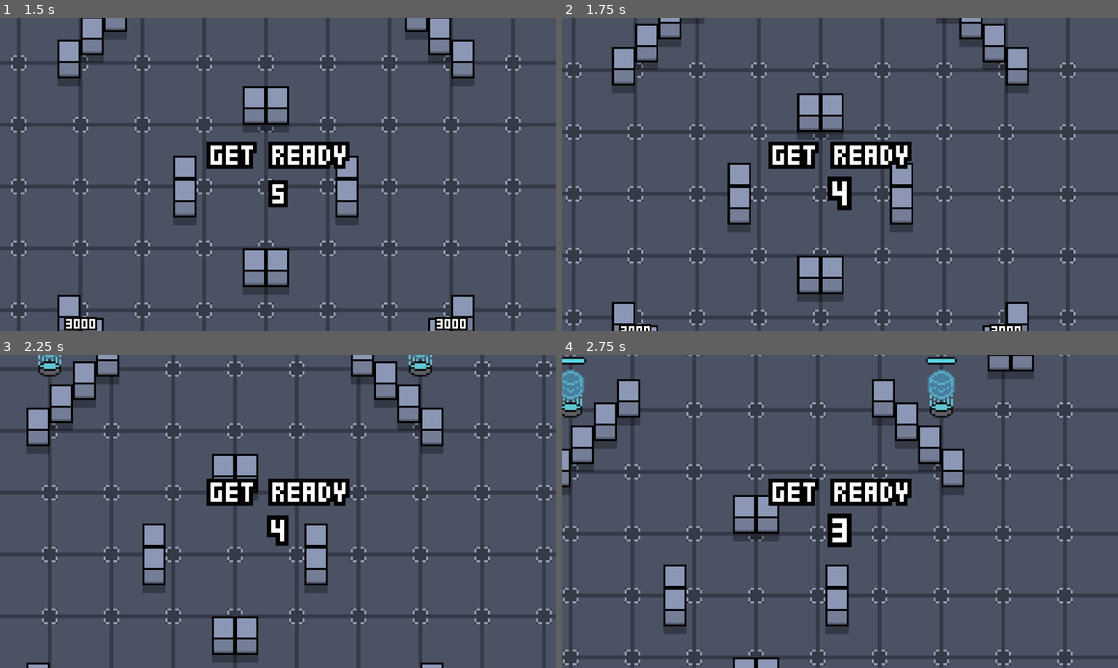
Above: before the commit, frames 1-4 (two rows, left to right).
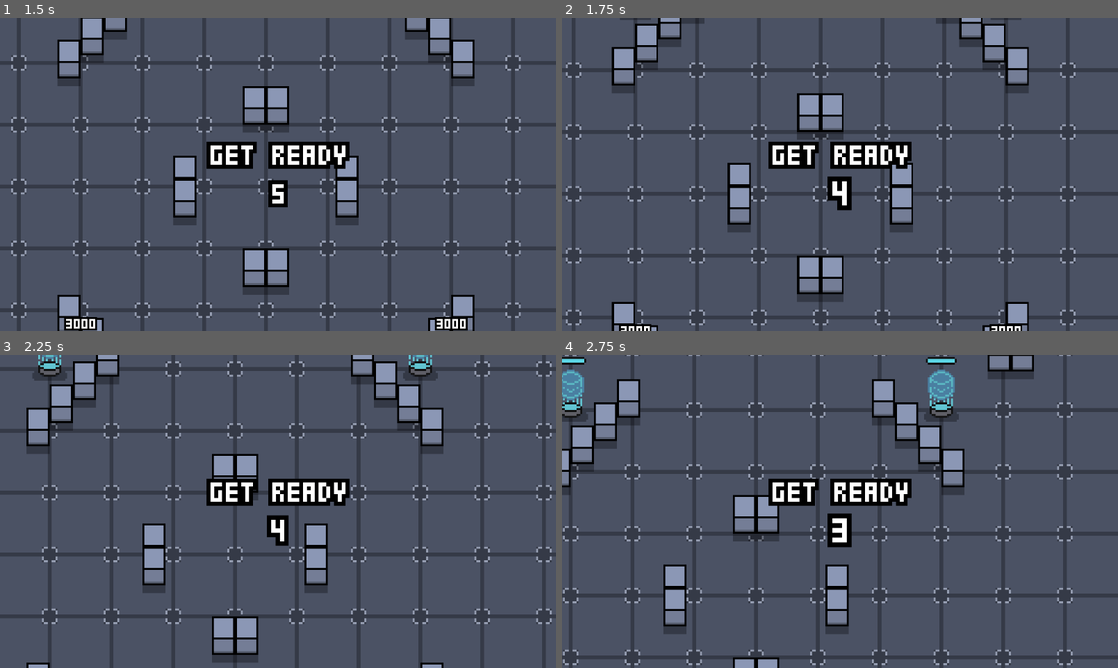
Above: after the commit, the same moments.

Repository: ppaluchowski64/SCI-Stars
Game: Godot game, scene res://scenes/lobby.tscn
Same seed, same stepped clock (60 frames per second), same inputs: the game is played once before the commit and once after it.
Inputs (mouse positions are in pixels of both pictures, inside the frame that each line leads up to):
- Up to frame 1 (1.5 s): click "PLAY" at 0.5 s; tap Enter (ui_accept) at 1.25 s; move the mouse to (400, 158) at 1.27 s; hold D (right) from 1.28 s (still down); click (400, 158) at 1.35 s
- Up to frame 2 (1.75 s): keep holding D (right); tap Enter (ui_accept) at 1.52 s; right-click (962, 158) at 1.55 s
- Up to frame 3 (2.25 s): move the mouse to (166, 527) at 2.02 s; release D (right) at 2.03 s; hold S (down) from 2.03 s (still down); right-click (166, 527) at 2.1 s
- Up to frame 4 (2.75 s): keep holding S (down); tap Enter (ui_accept) at 2.27 s; click (728, 527) at 2.3 s

Frame 1 is identical in both runs. In frame 2, less than 0.1% of the frame differs, in the area x 10-83%, y 0-1%; in frame 3, 0.2%, in the area x 5-79%, y 5-9%; in frame 4, 0.2%.
Error after the commit: Invalid access of index '2' on a base object of type: 'Array'. (res://scripts/player.gd:250)

Commit message:
Rework of every character, many minor bugfixes and rebalances

Diff:
--- /dev/null
+++ b/game/data/kate_attack_shape.tres
@@ -0,0 +1,4 @@
+[gd_resource type="RectangleShape2D" format=3 uid="uid://y0f2cdxubtrx"]
+
+[resource]
+size = Vector2(16, 12)
--- /dev/null
+++ b/game/scenes/FX/damage_field_fx.tscn
@@ -0,0 +1,96 @@
+[gd_scene load_steps=7 format=3 uid="uid://dyv8pjhxdpgw3"]
+
+[ext_resource type="Texture2D" uid="uid://csdmtwhoy0ffc" path="res://graphics/FX/damage_field.png" id="1_tj5hj"]
+
+[sub_resource type="Shader" id="Shader_tj5hj"]
+code = "shader_type canvas_item;
+
+uniform bool is_visible = false;
+
+void fragment()
+{
+	if (is_visible)
+	{
+		vec4 tex_color = texture(TEXTURE, UV);
+        COLOR = vec4(tex_color.g, tex_color.r, tex_color.b, tex_color.a);
+	}
+}"
+
+[sub_resource type="ShaderMaterial" id="ShaderMaterial_ll5t2"]
+resource_local_to_scene = true
+shader = SubResource("Shader_tj5hj")
+shader_parameter/is_visible = false
+
+[sub_resource type="Animation" id="Animation_ll5t2"]
+length = 0.001
+tracks/0/type = "value"
+tracks/0/imported = false
+tracks/0/enabled = true
+tracks/0/path = NodePath(".:scale")
+tracks/0/interp = 1
+tracks/0/loop_wrap = true
+tracks/0/keys = {
+"times": PackedFloat32Array(0),
+"transitions": PackedFloat32Array(1),
+"update": 0,
+"values": [Vector2(4, 4)]
+}
+tracks/1/type = "value"
+tracks/1/imported = false
+tracks/1/enabled = true
+tracks/1/path = NodePath(".:rotation")
+tracks/1/interp = 1
+tracks/1/loop_wrap = true
+tracks/1/keys = {
+"times": PackedFloat32Array(0),
+"transitions": PackedFloat32Array(1),
+"update": 0,
+"values": [0.0]
+}
+
+[sub_resource type="Animation" id="Animation_tj5hj"]
+resource_name = "idle"
+length = 3.2
+step = 0.1
+tracks/0/type = "value"
+tracks/0/imported = false
+tracks/0/enabled = true
+tracks/0/path = NodePath(".:scale")
+tracks/0/interp = 1
+tracks/0/loop_wrap = true
+tracks/0/keys = {
+"times": PackedFloat32Array(0, 0.4, 0.8, 1.2, 1.6, 2, 2.4, 2.8, 3.2),
+"transitions": PackedFloat32Array(0.1, -2, -2, -2, -2, -2, -2, 8, 8),
+"update": 0,
+"values": [Vector2(0, 0), Vector2(4, 4), Vector2(3.8, 3.8), Vector2(4, 4), Vector2(3.8, 3.8), Vector2(4, 4), Vector2(3.8, 3.8), Vector2(4, 4), Vector2(0, 0)]
+}
+tracks/1/type = "value"
+tracks/1/imported = false
+tracks/1/enabled = true
+tracks/1/path = NodePath(".:rotation")
+tracks/1/interp = 1
+tracks/1/loop_wrap = true
+tracks/1/keys = {
+"times": PackedFloat32Array(0, 3.2),
+"transitions": PackedFloat32Array(1, 1),
+"update": 0,
+"values": [0.0, 3.14159]
+}
+
+[sub_resource type="AnimationLibrary" id="AnimationLibrary_13ajg"]
+_data = {
+&"RESET": SubResource("Animation_ll5t2"),
+&"idle": SubResource("Animation_tj5hj")
+}
+
+[node name="DamageFieldFX" type="Sprite2D"]
+z_index = -2
+material = SubResource("ShaderMaterial_ll5t2")
+scale = Vector2(4, 4)
+texture = ExtResource("1_tj5hj")
+
+[node name="AnimationPlayer" type="AnimationPlayer" parent="."]
+libraries = {
+&"": SubResource("AnimationLibrary_13ajg")
+}
+autoplay = "idle"
--- a/game/scenes/FX/explosion_fx.tscn
+++ b/game/scenes/FX/explosion_fx.tscn
@@ -74,6 +74,7 @@
 }]
 
 [node name="ExplosionFX" type="AnimatedSprite2D"]
+z_index = 2
 material = SubResource("ShaderMaterial_85s43")
 scale = Vector2(4, 4)
 sprite_frames = SubResource("SpriteFrames_e4jxa")
--- a/game/scenes/battle.tscn
+++ b/game/scenes/battle.tscn
@@ -504,11 +504,13 @@
 tile_set = SubResource("TileSet_bj48v")
 
 [node name="Walls" type="TileMapLayer" parent="Environment" groups=["obstacle"]]
+z_index = -1
 scale = Vector2(4, 4)
 tile_map_data = PackedByteArray("AAARAO7/AAAAAAAAAAAQAO7/AAAAAAAAAAARAO//AAAAAAAAAAAKAO7/AAAAAAAAAAAEAO7/AAAAAAAAAAADAO …(2192 unchanged characters)…
 tile_set = SubResource("TileSet_82aoe")
 
 [node name="PowerPods" type="Node2D" parent="Environment"]
+z_index = -1
 
 [node name="PowerPod1" parent="Environment/PowerPods" instance=ExtResource("6_22uqi")]
 position = Vector2(384, -398)
--- a/game/scenes/player.tscn
+++ b/game/scenes/player.tscn
@@ -73,8 +73,12 @@
 wait_time = 3.0
 one_shot = true
 
+[node name="StatusTimer" type="Timer" parent="."]
+wait_time = 4.0
+one_shot = true
+
 [node name="Healthbar" type="Node2D" parent="."]
-z_index = 1
+z_index = 3
 position = Vector2(0, -52)
 
 [node name="ColorRect" type="ColorRect" parent="Healthbar"]
@@ -106,7 +110,7 @@
 metadata/_edit_use_anchors_ = true
 
 [node name="Ammobar" type="Node2D" parent="."]
-z_index = 1
+z_index = 3
 position = Vector2(0, 52)
 
 [node name="ColorRect" type="ColorRect" parent="Ammobar"]
@@ -122,6 +126,7 @@
 texture = ExtResource("5_ptbdj")
 
 [node name="NicknameLabel" type="Node2D" parent="."]
+z_index = 3
 scale = Vector2(4, 4)
 
 [node name="Label" type="Label" parent="NicknameLabel"]
@@ -153,3 +158,4 @@
 
 [connection signal="timeout" from="RegenCooldown" to="." method="_on_regen_cooldown_timeout"]
 [connection signal="timeout" from="ImmunityTimer" to="." method="_on_immunity_timer_timeout"]
+[connection signal="timeout" from="StatusTimer" to="." method="_on_status_timer_timeout"]
--- a/game/scenes/power_pod.tscn
+++ b/game/scenes/power_pod.tscn
@@ -6,6 +6,7 @@
 [ext_resource type="Texture2D" uid="uid://stk5wbf0mce7" path="res://graphics/UI/status_bars/healthbar.png" id="3_84xkc"]
 [ext_resource type="Shader" uid="uid://dvotcn36qw0jj" path="res://shaders/outline.gdshader" id="4_cj14a"]
 [ext_resource type="FontFile" uid="uid://6w8leq531kr1" path="res://fonts/TeenyTinyPixls-o2zo.ttf" id="5_6ts4v"]
+[ext_resource type="Texture2D" uid="uid://obn3lprv716v" path="res://graphics/misc/box_shadow.png" id="7_6ts4v"]
 
 [sub_resource type="CapsuleShape2D" id="CapsuleShape2D_8ffhp"]
 radius = 24.0
@@ -156,3 +157,10 @@
 &"": SubResource("AnimationLibrary_cj14a")
 }
 autoplay = "hologram"
+
+[node name="Shadow" type="Sprite2D" parent="."]
+self_modulate = Color(1, 1, 1, 0.3)
+z_index = -1
+position = Vector2(0, 28)
+scale = Vector2(4, 4)
+texture = ExtResource("7_6ts4v")
--- a/game/scenes/projectile.tscn
+++ b/game/scenes/projectile.tscn
@@ -22,10 +22,12 @@
 shader = SubResource("Shader_q3m7n")
 shader_parameter/is_visible = false
 
-[sub_resource type="CircleShape2D" id="CircleShape2D_2umy2"]
+[sub_resource type="CircleShape2D" id="CircleShape2D_q3m7n"]
+resource_local_to_scene = true
 radius = 4.36606
 
 [node name="Projectile" type="CharacterBody2D"]
+z_index = -1
 scale = Vector2(4, 4)
 collision_layer = 2
 collision_mask = 2
@@ -41,6 +43,10 @@
 collision_layer = 0
 
 [node name="CollisionShape2D" type="CollisionShape2D" parent="Hitbox"]
-shape = SubResource("CircleShape2D_2umy2")
+shape = SubResource("CircleShape2D_q3m7n")
+
+[node name="DamageTimer" type="Timer" parent="."]
+wait_time = 0.4
 
 [connection signal="body_entered" from="Hitbox" to="." method="_on_hitbox_body_entered"]
+[connection signal="timeout" from="DamageTimer" to="." method="_on_damage_timer_timeout"]
--- a/game/scripts/custom_characters.gd
+++ b/game/scripts/custom_characters.gd
@@ -7,8 +7,8 @@
 static var display_names: Array = ["Pablo Majster", "Jack Flower", "Kate"]
 static var character_descriptions: Array = [
 	"Student of SCI, a tech geek who knows everything about networking and Linux. He fires a small data bolt straight ahead. His super is a fork bomb that splits into 4 smaller packets.",
-	"Principal of SCI, he prefers old tools and uses Godot like it’s still the 90s. He shoots five floppy disks in a wide spread. His super does something.",
-	"Teacher of SCI, a strict Polish educator with a heavy hammer. Hits hard with a close-range swing. Super spins, throws the hammer, and leaves a damaging book behind."
+	"Principal of SCI, he prefers old tools and uses Godot like it’s still the 90s. He shoots five floppy disks in a wide spread. His super summons orbiting godot icons that deal damage and protect a little.",
+	"Teacher of SCI, a strict Polish educator with a heavy hammer. Hits hard with a close-range swing. Her super summons a magic book which creates a damage field around it."
 ]
 
 static var spritesheets: Array
@@ -33,9 +33,21 @@
 
 	if id == ID.JACK:
 		p.projectile_id = Projectiles.ID.FLOPPY
-		p.projectile_func = p.spawn_projectile_spreadshot
-		p.reload_speed = 0.55
-		p.set_deferred("shoot_cooldown:wait_time", 1.0)
+		p.projectile_super_id = Projectiles.ID.GODOT
+		p.projectile_func = p.spawn_projectile_spreadshot_await
+		p.reload_speed = 0.58
+
+		p.get_node("ShootCooldown").wait_time = 0.65
+
 		p.speed = 165.0
 
+	elif id == ID.KATE:
+		p.projectile_id = Projectiles.ID.HAMMER
+		p.projectile_super_id = Projectiles.ID.BOOK_THROW
+		p.reload_speed = 1.0
+
+		p.speed = 195.0
+
+		p.ai_type = p.MELEE
+
 	return p
--- a/game/scripts/custom_projectiles.gd
+++ b/game/scripts/custom_projectiles.gd
@@ -5,7 +5,12 @@
 
 static var Projectile = preload("res://scenes/projectile.tscn")
 
-enum ID {DEFAULT, BIG_PROJECTILE, FLOPPY}
+enum ID {DEFAULT, BIG_PROJECTILE, FLOPPY, HAMMER, BOOK_THROW, BOOK_FIELD, GODOT}
+
+static func book_death(parent: Node):
+	var book = parent.parent.spawn_projectile(parent.global_rotation, ID.BOOK_FIELD)
+
+	book.global_position = parent.global_position
 
 static func explosion_death(parent: Node):
 	for i in range(4):
@@ -14,6 +19,8 @@
 		projectile.player_id = parent.player_id
 		projectile.global_position = parent.global_position
 		projectile.global_rotation = parent.global_rotation + i * TAU / 4 + TAU / 8
+
+		projectile.super_charge *= 0.8
 
 		if parent.parent:
 			projectile.parent = parent.parent
@@ -33,8 +40,63 @@
 			return p
 
 		ID.FLOPPY:
+			# pixel inconsistency goes crazy
 			p.scale = Vector2(3, 3)
 			p.speed = 250.0
+			p.super_charge = 0.06
+			p.sprite_rot = deg_to_rad(5.0)
+
+			p.get_node("Sprite2D").region_rect = Rect2i(9, 1, 5, 6)
+
+			return p
+
+		ID.HAMMER:
+			p.ai = p.melee_ai
+			p.scale = Vector2(6, 6)
+			p.destroy_on_obstacles = false
+			p.destroy_on_hit = false
+
+			p.get_node("Sprite2D").region_rect = Rect2i(15, 1, 14, 9)
+			p.get_node("Hitbox/CollisionShape2D").shape = preload("res://data/kate_attack_shape.tres")
+
+			return p
+
+		ID.BOOK_THROW:
+			p.damage = 0.0
+			p.speed = 400.0
+			p.on_death = book_death
+
+			p.get_node("Sprite2D").region_rect = Rect2i(30, 1, 9, 8)
+			p.get_node("Hitbox/CollisionShape2D").shape.radius = 7.0
+
+			return p
+
+		ID.BOOK_FIELD:
+			p.damage = 500.0
+			p.super_charge = 0.08
+			p.ai = p.field_ai
+
+			p.get_node("Sprite2D").region_rect = Rect2i(40, 1, 10, 13)
+			p.get_node("Hitbox/CollisionShape2D").shape.radius = 31.0
+
+			return p
+
+		ID.GODOT:
+			p.damage = 620.0
+			p.super_charge = 0.07
+			p.ai = p.melee_ai
+
+			p.spin_start = deg_to_rad(0)
+			p.spin_end = deg_to_rad(720)
+			p.spin_time = 4.0
+			p.spin_ease = false
+
+			p.destroy_on_obstacles = false
+			p.destroy_on_hit = false
+			p.register_hits = false
+
+			p.get_node("Sprite2D").region_rect = Rect2i(51, 1, 10, 11)
+			p.get_node("Hitbox/CollisionShape2D").shape.radius = 7.3
 
 			return p
 
--- a/game/scripts/player.gd
+++ b/game/scripts/player.gd
@@ -8,6 +8,7 @@
 @onready var shoot_cooldown: Timer = $ShootCooldown
 @onready var shoot_animation: Timer = $ShootAnimation
 @onready var immunity_timer: Timer = $ImmunityTimer
+@onready var status_timer: Timer = $StatusTimer
 
 @onready var healthbar_fill: ColorRect = $Healthbar/ColorRect
 @onready var healthbar_label: Label = $Healthbar/LabelParent/Label
@@ -47,6 +48,8 @@
 var kills: int = 0
 
 var ai: Node
+var ai_type: int = RANGE
+enum {RANGE, MELEE}
 
 var projectile_id: Projectiles.ID = Projectiles.ID.DEFAULT
 var projectile_func: Callable = spawn_projectile
@@ -60,7 +63,8 @@
 var is_dead: bool = false
 var is_immune: bool = false
 
-var damage_multiplier: float = 1.0
+var damage_deal_multiplier: float = 1.0
+var damage_take_multiplier: float = 1.0
 
 func setup_ai() -> void:
 	var AI = preload("res://scenes/player_ai.tscn")
@@ -108,7 +112,7 @@
 	healthbar_fill.color = new_color
 
 func take_damage(damage: int, hitter: Node = null) -> void:
-	health -= damage
+	health -= damage * damage_take_multiplier
 
 	if health <= 0 and not is_dead:
 		is_dead = true
@@ -126,7 +130,7 @@
 
 	regen_cooldown.start(3)
 
-func spawn_projectile(angle: float = get_angle_to(get_global_mouse_position()), _projectile_id = projectile_id) -> void:
+func spawn_projectile(angle: float = get_angle_to(get_global_mouse_position()), _projectile_id = projectile_id) -> CharacterBody2D:
 	var projectile = Projectiles.custom_projectile(_projectile_id)
 
 	projectile.player_id = id
@@ -134,12 +138,19 @@
 	projectile.global_rotation = angle
 	projectile.parent = self
 
-	var base_damage = PlayerData.character_stats[character_id][0].value
-	projectile.damage = base_damage * damage_multiplier
+	if not _projectile_id in [Projectiles.ID.BOOK_THROW, Projectiles.ID.BOOK_FIELD, Projectiles.ID.GODOT]:
+		var base_damage = PlayerData.character_stats[character_id][0].value
+		projectile.damage = base_damage * damage_deal_multiplier
 
 	get_tree().get_root().call_deferred("add_child", projectile)
 
-func spawn_projectile_spreadshot(angle: float = get_angle_to(get_global_mouse_position()), count: int = 5) -> void:
+	return projectile
+
+func spawn_projectile_spreadshot(angle: float = get_angle_to(get_global_mouse_position()), count: int = 3, _projectile_id = projectile_id) -> void:
+	for i in range(count):
+		spawn_projectile(angle + deg_to_rad(360 / count) * i, _projectile_id)
+
+func spawn_projectile_spreadshot_await(angle: float = get_angle_to(get_global_mouse_position()), count: int = 5) -> void:
 	var data: Array = [
 		[0,   0],
 		[20,  0.05],
@@ -194,7 +205,13 @@
 			dir_x = angle[0]
 			dir_y = angle[1]
 
-			spawn_projectile(get_angle_to(get_global_mouse_position()), Projectiles.ID.BIG_PROJECTILE)
+			# crude ahh fix
+			if projectile_super_id == Projectiles.ID.GODOT:
+				spawn_projectile_spreadshot(get_angle_to(get_global_mouse_position()), PlayerData.character_stats[PlayerData.selected_character][2].value, projectile_super_id)
+				damage_take_multiplier = 0.75
+				status_timer.start()
+			else:
+				spawn_projectile(get_angle_to(get_global_mouse_position()), projectile_super_id)
 
 			super_charge = 0
 
@@ -228,6 +245,9 @@
 	sprite.frame = 1
 
 	nickname_label.text = "Player" + str(id)
+
+	if character_id == Characters.ID.KATE:
+		shoot_cooldown.wait_time = PlayerData.character_stats[PlayerData.selected_character][2].value
 
 func _process(delta: float) -> void:
 	if is_main_player:
@@ -262,5 +282,8 @@
 	is_immune = false
 
 	for node in get_children():
-		if node.is_in_group("shield_fx"):
+		if node.is_in_group("GODOT_fx"):
 			node.queue_free()
+
+func _on_status_timer_timeout() -> void:
+	damage_take_multiplier = 1.0
--- a/game/scripts/player_ai.gd
+++ b/game/scripts/player_ai.gd
@@ -10,6 +10,8 @@
 
 var moving: bool = false
 var ignore_enemy_frames: float = 600
+
+var attack_range: float = 300.0
 
 var font = SystemFont.new()
 
@@ -27,7 +29,7 @@
 				closest_enemy_dist = dist
 				closest_enemy = enemy
 
-	if closest_enemy_dist <= 300:
+	if closest_enemy_dist <= attack_range:
 		if ignore_enemy_frames <= 0:
 			var angle: float = player.get_angle_to(closest_enemy.global_position)
 			var dir: Array = player.rad_to_double_dir(angle)
@@ -96,6 +98,9 @@
 	global_position = Vector2.ZERO
 	astar = AStarAI.astar
 
+	if player.ai_type == player.MELEE:
+		attack_range = 180.0
+
 """func _draw() -> void:
 	if AStarAI.debug_draw:
 		if player.id == 0:
--- a/game/scripts/player_data.gd
+++ b/game/scripts/player_data.gd
@@ -18,8 +18,8 @@
 
 var character_stats: Array = [
 	[Stat.new(200.0, 750.0, 150.0), Stat.new(200.0, 3000.0, 300.0)],
-	[Stat.new(200.0, 250.0, 30.0), Stat.new(200.0, 3600.0, 300.0), Stat.new(200.0, 2600.0, 300.0)],
-	[Stat.new(200.0, 750.0, 150.0), Stat.new(200.0, 3000.0, 300.0)]
+	[Stat.new(200.0, 250.0, 30.0), Stat.new(200.0, 3600.0, 300.0), Stat.new(500.0, 2, 1)],
+	[Stat.new(200.0, 1200.0, 240.0), Stat.new(200.0, 4200.0, 300.0), Stat.new(500.0, 0.4, -0.01)]
 ]
 
 var selected_character = Characters.ID.PABLO
--- a/game/scripts/projectile.gd
+++ b/game/scripts/projectile.gd
@@ -1,15 +1,38 @@
 extends CharacterBody2D
 
 var Explosion = preload("res://scenes/FX/explosion_fx.tscn")
+var Field = preload("res://scenes/FX/damage_field_fx.tscn")
 
 @onready var sprite: Sprite2D = $Sprite2D
+@onready var collision: CollisionShape2D = $Hitbox/CollisionShape2D
+@onready var hitbox: Area2D = $Hitbox
+@onready var damage_timer: Timer = $DamageTimer
 
 # Stats
 var speed: float = 300.0
 var distance: float = 300.0
 var damage: float = 750.0
+var super_charge: float = 0.2
+
+var destroy_on_obstacles: bool = true
+var destroy_on_hit: bool = true
+var register_hits: bool = true
+var hit_bodies: Array
+
 var on_death: Callable
 var spawn_immunity: float = 0.0
+var ai: Callable = basic_ai
+
+var sprite_rot: float = 0.0
+
+var tween: Tween
+
+var damage_ticks: int = 0
+
+var spin_start: float = deg_to_rad(75)
+var spin_end: float = deg_to_rad(-150)
+var spin_time: float = 0.4
+var spin_ease: bool = true
 
 # Properties
 var travelled: float = 0
@@ -17,15 +40,7 @@
 var parent: Node
 var is_main_player: bool
 
-func _ready() -> void:
-	if parent.is_main_player:
-		sprite.material.set_shader_parameter("is_visible", true)
-		is_main_player = true
-
-func destroy() -> void:
-	if on_death:
-		on_death.call(self)
-
+func explosion_effect() -> void:
 	var explosion = Explosion.instantiate()
 
 	explosion.global_position = global_position
@@ -35,38 +50,130 @@
 
 	get_parent().call_deferred("add_child", explosion)
 
-	queue_free()
+func field_ai(_delta: float) -> void:
+	pass
 
-func _process(delta: float) -> void:
+func melee_ai(_delta: float) -> void:
+	if not parent:
+		queue_free()
+		return
+
+	global_position = parent.global_position
+	global_position += Vector2(80, 0).rotated(global_rotation)
+
+func basic_ai(delta: float) -> void:
 	velocity = Vector2(1, 0).rotated(rotation) * speed
 
 	if travelled >= distance:
+		explosion_effect()
 		destroy()
 
 	travelled += speed * delta
 
 	move_and_slide()
 
+	sprite.global_rotation += sprite_rot * delta * 100
+
+func _ready() -> void:
+	if parent.is_main_player:
+		sprite.material.set_shader_parameter("is_visible", true)
+		is_main_player = true
+
+	if ai == melee_ai:
+		global_rotation += spin_start
+		global_position += Vector2(80, 0).rotated(global_rotation)
+
+		tween = create_tween()
+
+		if spin_ease:
+			tween.set_ease(Tween.EASE_IN_OUT)
+			tween.set_trans(Tween.TRANS_CIRC)
+
+		if parent.character_id == Characters.ID.KATE:
+			spin_time = PlayerData.character_stats[PlayerData.selected_character][2].value
+
+		tween.tween_property(self, "global_rotation", global_rotation + spin_end, spin_time)
+		tween.tween_callback(destroy)
+
+	elif ai == field_ai:
+		var field = Field.instantiate()
+
+		field.global_position = global_position
+
+		if is_main_player:
+			field.material.set_shader_parameter("is_visible", true)
+
+		get_parent().call_deferred("add_child", field)
+
+		damage_timer.start()
+
+	if spawn_immunity > 0:
+		collision.disabled = true
+
+func destroy() -> void:
+	if on_death:
+		on_death.call(self)
+
+	queue_free()
+
+func _process(delta: float) -> void:
+	ai.call(delta)
+
+	if travelled >= spawn_immunity:
+		collision.set_deferred("disabled", false)
+
 func _on_hitbox_body_entered(body: Node2D) -> void:
-	if travelled >= spawn_immunity:
+	if ai == field_ai:
+		return
+
+	if body.is_in_group("player") and not body in hit_bodies:
+		if body.id != player_id:
+			if not body.is_immune:
+				if parent:
+					body.take_damage(damage, parent)
+					parent.super_charge = min(parent.super_charge + super_charge, 1.0)
+				else:
+					body.take_damage(damage)
+
+			explosion_effect()
+
+			if destroy_on_hit:
+				destroy()
+			else:
+				if register_hits:
+					hit_bodies.append(body)
+
+	elif body.is_in_group("powerpod") and not body in hit_bodies:
+		if parent:
+			body.take_damage(damage, parent)
+		else:
+			body.take_damage(damage)
+
+		explosion_effect()
+
+		if destroy_on_hit:
+			destroy()
+		else:
+			if register_hits:
+				hit_bodies.append(body)
+
+	elif body.is_in_group("obstacle") and destroy_on_obstacles:
+		explosion_effect()
+		destroy()
+
+func _on_damage_timer_timeout() -> void:
+	for body in hitbox.get_overlapping_bodies():
 		if body.is_in_group("player"):
 			if body.id != player_id:
-				if not body.is_immune:
-					if parent:
-						body.take_damage(damage, parent)
-						parent.super_charge = min(parent.super_charge + 0.15, 1.0)
-					else:
-						body.take_damage(damage)
+				if parent:
+					body.take_damage(damage, parent)
+					parent.super_charge = min(parent.super_charge + super_charge, 1.0)
+				else:
+					body.take_damage(damage)
+		elif body.is_in_group("powerpod"):
+			body.take_damage(damage)
 
-				destroy()
+	damage_ticks += 1
 
-		elif body.is_in_group("powerpod"):
-			if parent:
-				body.take_damage(damage, parent)
-			else:
-				body.take_damage(damage)
-
-			destroy()
-
-		elif body.is_in_group("obstacle"):
-			destroy()
+	if damage_ticks >= 8:
+		destroy()
--- a/game/scripts/upgrade.gd
+++ b/game/scripts/upgrade.gd
@@ -64,7 +64,15 @@
 
 	level_label.text = "LVL " + str(stat.level)
 
-	description_label.text = "%s %s\n%s\n%s -> %s" % [stat_name, stat.level, description, int(stat.value), int(stat.value + stat.delta_value)]
+	var display_value_1 = stat.value
+	var display_value_2 = stat.value + stat.delta_value
+
+	# wth lol
+	if (display_value_1 + display_value_2) == int(display_value_1 + display_value_2):
+		display_value_1 = int(display_value_1)
+		display_value_2 = int(display_value_2)
+
+	description_label.text = "%s %s\n%s\n%s -> %s" % [stat_name, stat.level, description, display_value_1, display_value_2]
 
 func _ready() -> void:
 	stat = PlayerData.character_stats[PlayerData.selected_character][stat_id]
--- a/game/scripts/upgrade_data.gd
+++ b/game/scripts/upgrade_data.gd
@@ -2,12 +2,12 @@
 class_name UpgradeData
 
 static var names: Array = ["DAMAGE", "HEALTH", "SPECIAL"]
-static var desc: Array = ["increase damage per projectile", "increase max health", "placeholder, does nothing"]
+static var desc: Array = ["increase damage per projectile", "increase max health", "increase amount of godots", "decrease swinging time"]
 static var textures: Array = [preload("res://graphics/UI/icons/damage.png"), preload("res://graphics/UI/icons/heart.png")]
 
 # We don't talk about this
 static var upgrade_data: Array = [
 	[[names[0], desc[0], textures[0]], [names[1], desc[1], textures[1]]],
 	[[names[0], desc[0], textures[0]], [names[1], desc[1], textures[1]], [names[2], desc[2], textures[0]]],
-	[[names[0], desc[0], textures[0]], [names[1], desc[1], textures[1]]]
+	[[names[0], desc[0], textures[0]], [names[1], desc[1], textures[1]], [names[2], desc[3], textures[0]]]
 ]
Binary file added: game/graphics/FX/damage_field.png
Not shown, added: game/graphics/FX/damage_field.png.import
Binary file changed: game/graphics/projectiles/projectiles.png
Not shown: 1 places in game/scenes/power_pod.tscn that only renumber resources
